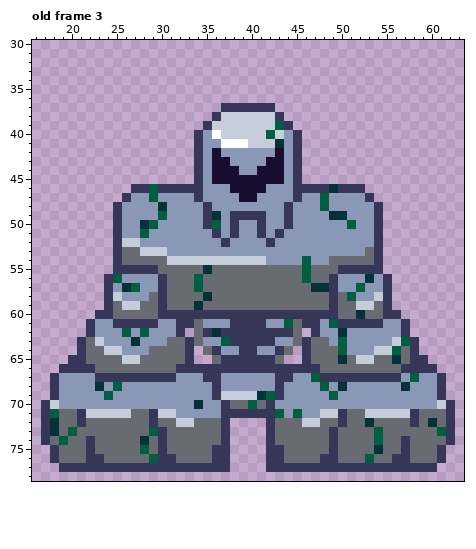
One commit to this pixel-art file: DetentionProject/Aseprite/Bosses/Golem.aseprite. That is the earlier state.
80x80 pixels, 4 frames. Shown: old frame 3: x 16..63, y 30..78. The commit also changed other frames, which this record leaves out.
After:
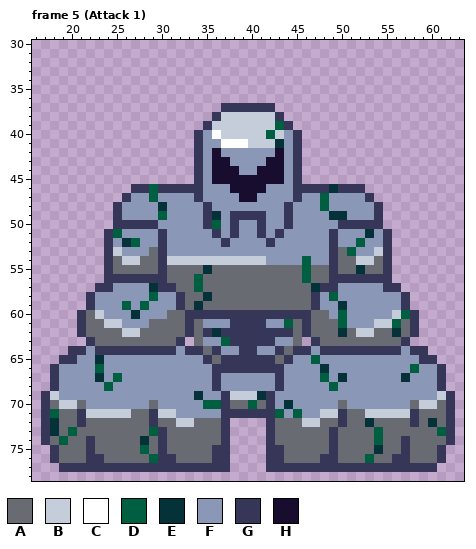
Palette (. is transparent): A #686b72  B #c5cddb  C #ffffff  D #005f41  E #053239  F #8b97b6  G #353658  H #180d2f
A new or re-ordered frame is compared with the old frame closest to it.
Change:
frames 4 -> 8
Frame 5 (Attack 1) is new; against old frame 3, layer "arms":
y 50: x 26..29 FFED -> GGGG; x 50..53 FDFF -> GGGG
y 51: x 24..25 .G -> GD; x 28 D -> F; x 30 F -> G; x 49 F -> G; x 53..55 FG. -> EFG
y 52: x 24..27 .GBB -> GFED; x 30 F -> G; x 49 F -> G; x 52 F -> D; x 54..55 G. -> FG
y 53: x 24..30 .GAABBB -> GBFFFAG; x 49..51 FFF -> GAD; x 53..55 AG. -> FBG
y 54: x 24..27 .GAA -> GABB; x 30 A -> G; x 49 A -> G; x 52..55 AAG. -> BBAG
y 55: x 24..30 .GGGGGA -> GAAAAAG; x 49..55 AGGGGG. -> GAAEAAG
y 56: x 25..29 DFFFF -> GGGGG; x 50..54 FFFEF -> GGGGG
y 57: x 23 . -> G; x 26..27 ED -> FF; x 29 F -> E; x 31 A -> G; x 48 E -> G; x 52 D -> F; x 56 . -> G
y 58: x 22..25 ..GB -> GFFF; x 29..32 AGAA -> DFFG; x 47..51 AAGAD -> GFDFF; x 54..57 BG.. -> FFFG
y 59: x 22..32 ..GABBAAGAA -> GFFFDFDFFFG; x 47..57 AAGAABBAG.. -> GFFEFFFFFFG
y 60: x 21..32 ..GGAAAAAGGG -> GABFFFEFFFAA; x 47..58 GGGAAEAAGG.. -> AAFDFFFFFBDG
y 61: x 21..32 .GFFGGGGGFFG -> GAABBFFFAAAA; x 47..58 GFDGGGGGFFG. -> AAADFFFBBDAG
y 62: x 21..33 .GFFFDFDFFFG. -> GAAAABBAAAAAG; x 46..49 .GFF -> GAAA; x 51..58 FFFFFFG. -> ABBAAEAG
y 63: x 21..30 GABFFFEFFF -> .GAAAAAAAA; x 32..33 AG -> G.; x 46..47 GA -> .G; x 49..58 FDFFFFFBDG -> AAAAAAAAG.
y 64: x 20 . -> G; x 22..32 AABBFFFAAAA -> FGGGGGGGGGF; x 34 . -> G; x 45 . -> G; x 47..57 AAADFFFBBDA -> FGGGGGGGGGF; x 59 . -> G
y 65: x 19 . -> G; x 21..35 GAAAABBAAAAAG.. -> FFEFFFFFFFFFFFG; x 44..58 ..GAAAEABBAAEAG -> GFFDFFFFFFFFFFF; x 60 . -> G
y 66: x 18..35 .GGGGAAAAAAAAAGGGG -> GFFFFDFFFFFFFFFFFF; x 44..61 GGGGAAAAAAAAAGGGG. -> FFFFEFFFFFFFFFDFFG
y 67: x 23..31 GGGGGGGGG -> EFDFFFFFF; x 35 G -> F; x 44 G -> F; x 47..58 DGGGGGGGGGFD -> FDFEFFFFFFEF
y 68: x 23..25 EFD -> FDF; x 48..50 DFE -> FDF; x 57 E -> F
y 69: x 17..18 .G -> GB; x 24 D -> F; x 34 F -> E; x 36..37 GB -> FG; x 42..43 DG -> GF; x 49 D -> F; x 61..62 G. -> BG
y 70: x 18..21 BFFF -> ABBA; x 29 F -> A; x 34..36 EFF -> FDD; x 44 F -> E; x 50 F -> A; x 58..61 FFFB -> ABBA
Where, in picture pixels (left, top, right, bottom), the same in both pictures:
changed: (41, 220, 455, 409)
